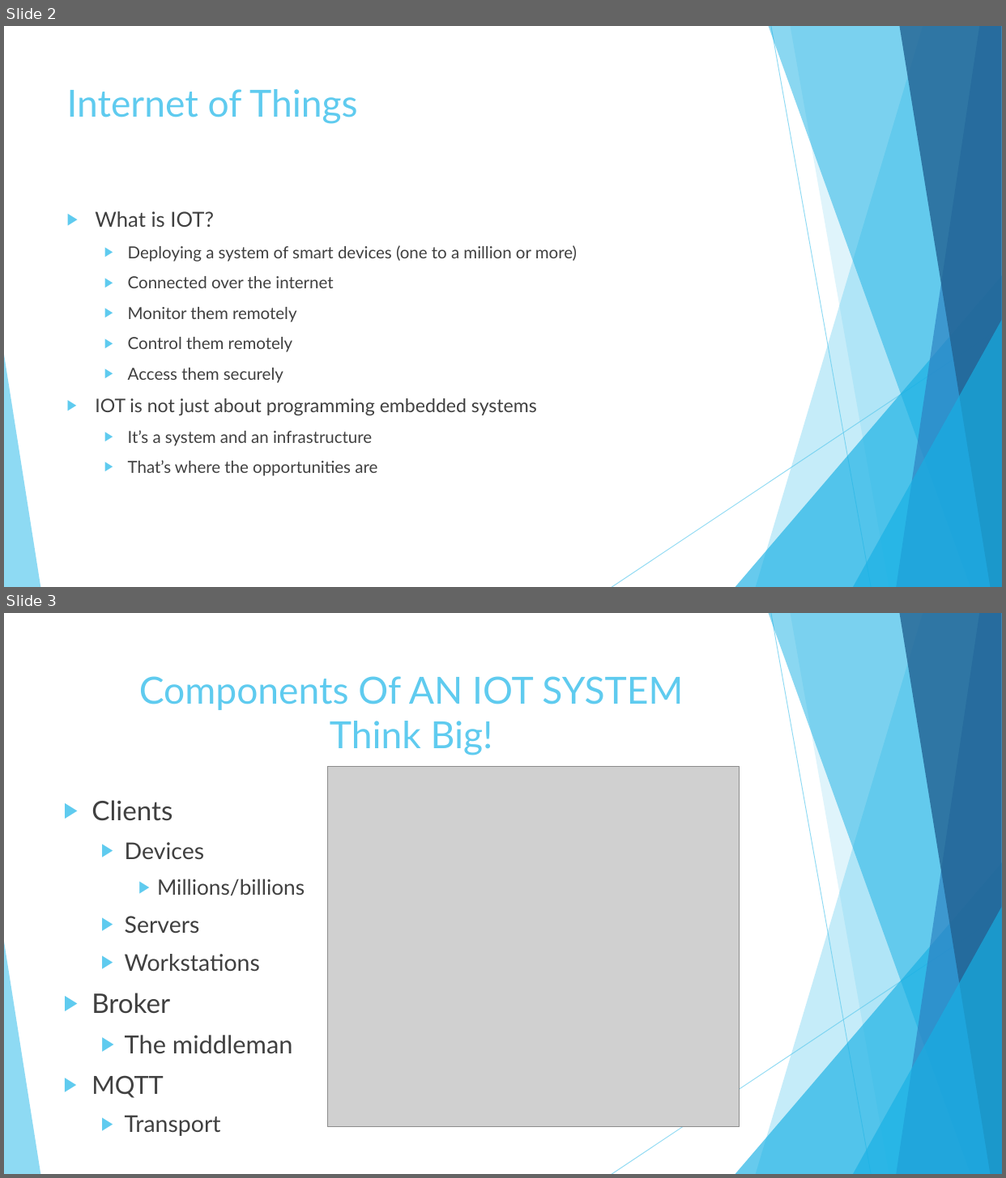
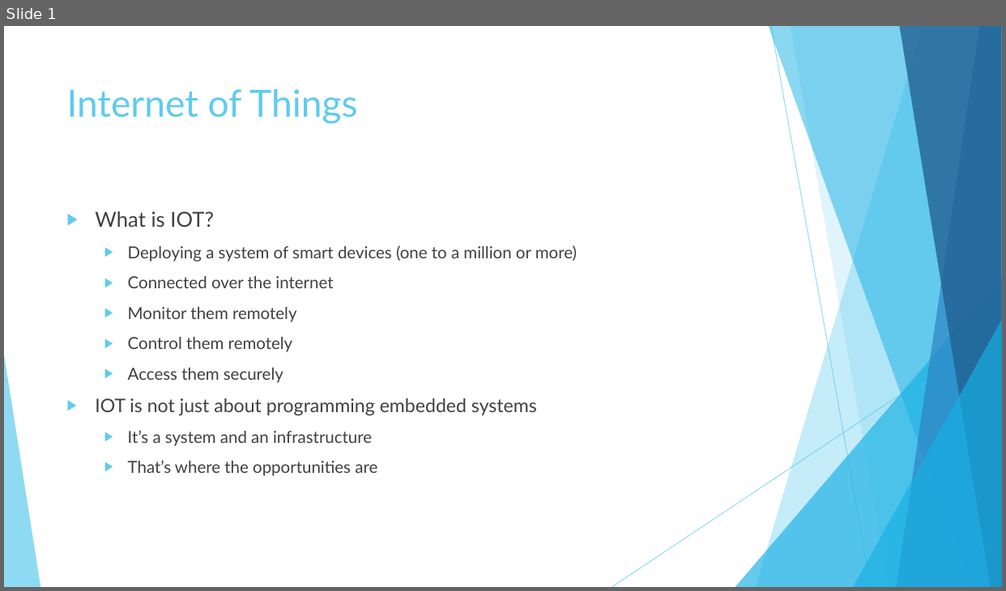
Before and after one commit to dmh2000/iot, a slide deck: IOT.pptx. Shown one above the other, each under a label of ours: slides 2 and 3 before the commit, slide 1 after it. The pictures are 1006x1178 and 1006x591 pixels, drawn with LibreOffice and Linux fonts; fonts in the diff are those of the drawing; grey boxes stand for pictures. Boxes give left, top, right and bottom in pixels: in the first picture for what was removed or moved away, otherwise in the second. Text is boxed around its words. In the diff, an @@ line names an element or a change of style, - is before the commit and + after.

```diff
--- a/IOT.pptx
+++ b/IOT.pptx
@@ slide 3 removed at <box>4,613,1002,1174</box>, background #FFFFFF; not listed: 10 template elements that a slide beside it also shows @@
@@ title removed at <box>139,676,683,756</box> @@
-Components Of AN IOT SYSTEM
-Think Big!
@@ picture removed at <box>327,766,739,1127</box> @@
@@ text removed at <box>91,800,305,1098</box> @@
-▶ Clients
-  ▶ Devices
-    ▶ Millions/billions
-  ▶ Servers
-  ▶ Workstations
-▶ Broker
-  ▶ The middleman
-▶ MQTT
-  ▶ Transport
@@ what was slide 2 is now slide 1 @@
```
Also in this commit, not shown: 6 slides changed, 1 slide added, 1 other slide removed.
